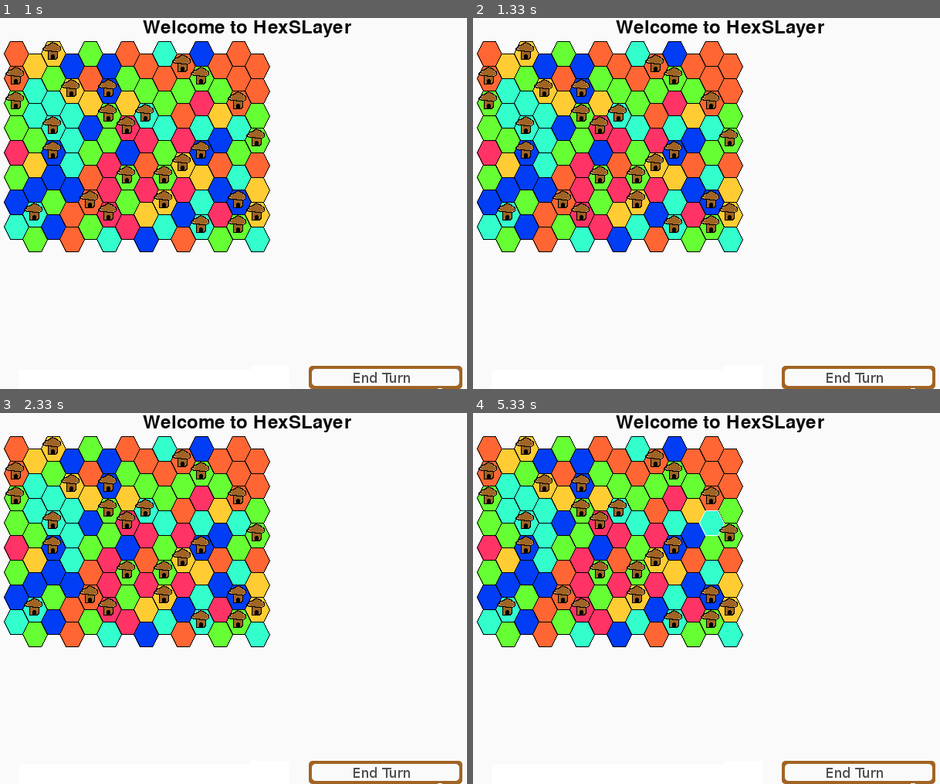
Above: before the commit, frames 1-4 (two rows, left to right).
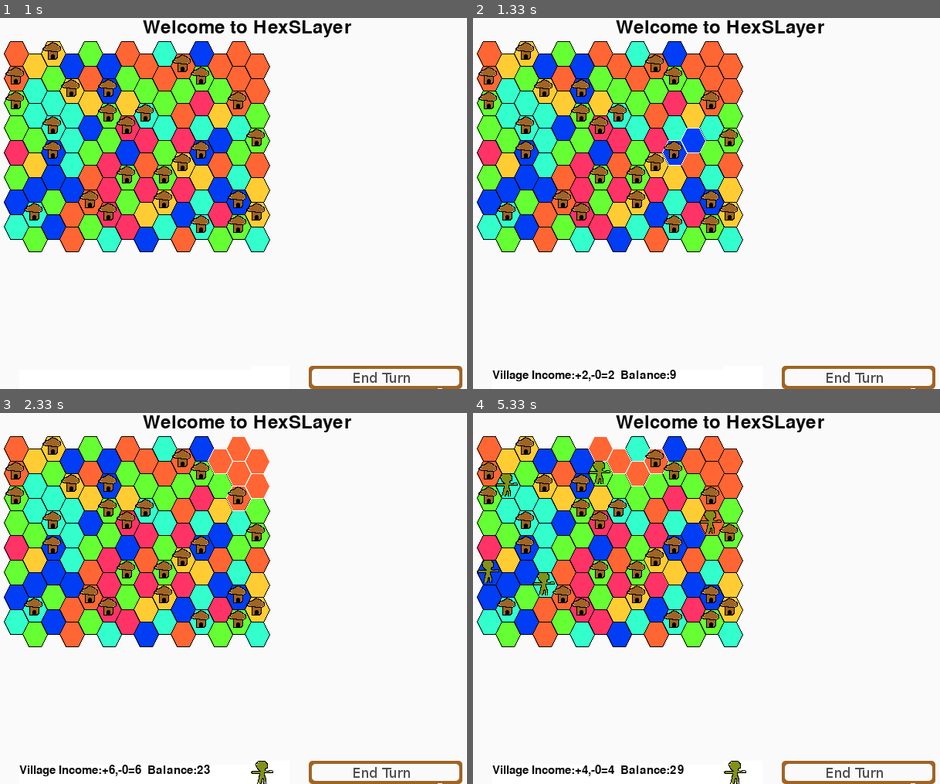
Above: after the commit, the same moments.

Repository: StephenFluin/HexSLayer
Game: pygame game, started from hexslayer.py
Two runs of this game, one before a commit and one after it. Both use one fixed random seed, a clock stepped at 60 frames per second and the inputs below. The source is Python 2; it was converted automatically to run under Python 3.
Inputs (mouse positions are in pixels of both pictures, inside the frame that each line leads up to):
- Up to frame 1 (1 s): press the mouse at (303, 236) at 0.87 s; move the mouse to (210, 151) at 0.97 s
- Up to frame 2 (1.33 s): release the mouse at (589, 66) at 1.1 s
- Up to frame 3 (2.33 s): press the mouse at (238, 472) at 1.7 s; move the mouse to (242, 468) at 1.8 s; release the mouse at (252, 464) at 1.93 s
- Up to frame 4 (5.33 s): press the mouse at (711, 472) at 2.83 s; move the mouse to (706, 531) at 2.93 s; release the mouse at (706, 594) at 3.07 s; press the mouse at (711, 472) at 3.53 s; move the mouse to (692, 520) at 3.63 s; release the mouse at (673, 568) at 3.77 s; press the mouse at (487, 450) at 4.37 s; move the mouse to (566, 464) at 4.47 s; release the mouse at (641, 479) at 4.6 s; move the mouse to (566, 620) at 5.3 s

Frame 1 is identical in both runs. In frame 2, 0.5% of the frame differs, in the area x 4-50%, y 29-98%; in frame 3, 0.8%; in frame 4, 1.8%, in the area x 0-59%, y 6-100%.

Commit message:
Added improved tracking to AI.

Diff:
--- a/ai.py
+++ b/ai.py
@@ -90,18 +90,20 @@
 			for tile in row:
 				if tile.player == player:
 					army = []
-					for t in realm:
-						if t.pawn:
+					for t in tile.realm:
+						if t.pawn and t.pawn.level < 2:
 							army.append((t,t.pawn))
+							#print "Counted a unit in the army of %s from %sx%s." % (player,t.xloc,t.yloc)
 					if len(army) > 2:
-						upkeep = 0
-						lastPawnTile = None
 
-						if len(t.realm)-upkeep >= 4 or t.village.balance > 60:
-							print "High income detected for player %s" % (player)
-							tile.pawn.attack(lastPawTile.getPoint())
-						else:
-							print "High income wasn't detected, +%s and -%s and balance is $%s." % (len(t.realm),upkeep,t.village.balance)
+						print "Combining because we found %s+ level 1s for  %s" % (len(army),player)
+						dest = army[1][0].getPoint()
+						army[0][1].startTile = army[0][0]
+						if army[0][1].attack(dest[0],dest[1]):
+							tile.pawn.setPos(dest[0],dest[1])
+						print "Finished the combining process."
+					#else:
+						#print "Large army wasn't detected,%s in the army." % (len(army))
 
 
 		# move units where appropriate
@@ -109,21 +111,19 @@
 			for tile in row:
 
 				if tile.player == player and tile.pawn and not tile.pawn.moved:
-					set = gameMap.getTileSet(tile.getPoint())
-					for candidate in set:
-						direction = random.randint(0,5)
+					for candidate in tile.realm:
+						direction = random.randint(0,6)
 						for i in range(0,6):
 							dest = candidate.getAdjacentTile((direction + i) % 6)
 							if not(not dest or dest.player == tile.player or dest.xloc < 0 or dest.yloc < 0 or dest.xloc >= gameMap.width or dest.yloc >= gameMap.height):
-								break
-							if i == 5:
-								dest = None
+								target = dest
 
 
-					if dest:
+
+					if target:
 						tile.pawn.startTile = tile
-						if tile.pawn.attack(dest.xloc,dest.yloc):
+						if tile.pawn.attack(target.xloc,target.yloc):
 							tile.pawn.moved = True
-							tile.pawn.setPos(dest.xloc,dest.yloc)
+							tile.pawn.setPos(target.xloc,target.yloc)
 					else:
 						print "No candidate for attack."
--- a/hexslayer.py
+++ b/hexslayer.py
@@ -433,7 +433,7 @@
 
 		# Only add the following line if you want AI-Only mode.
 		gameMap.newTurn()
-		time.sleep(3)
+		time.sleep(1)
 
 
 
